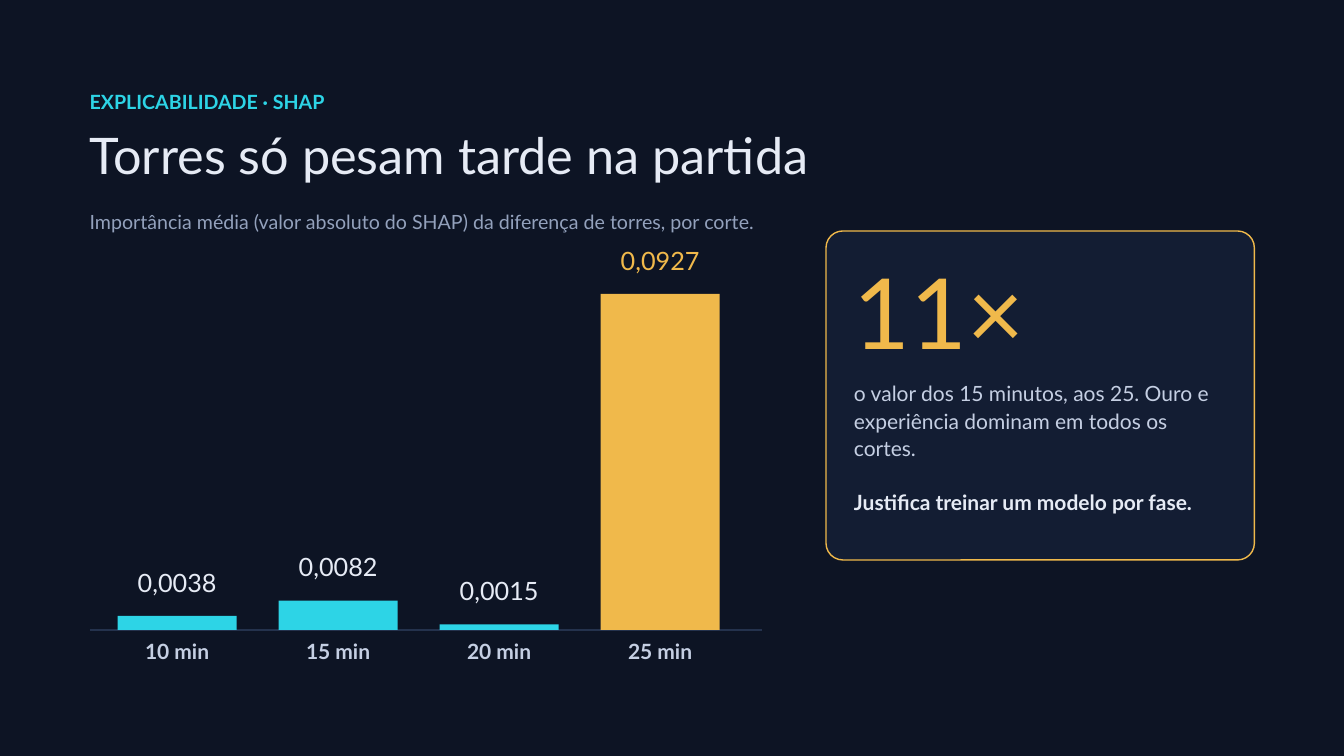
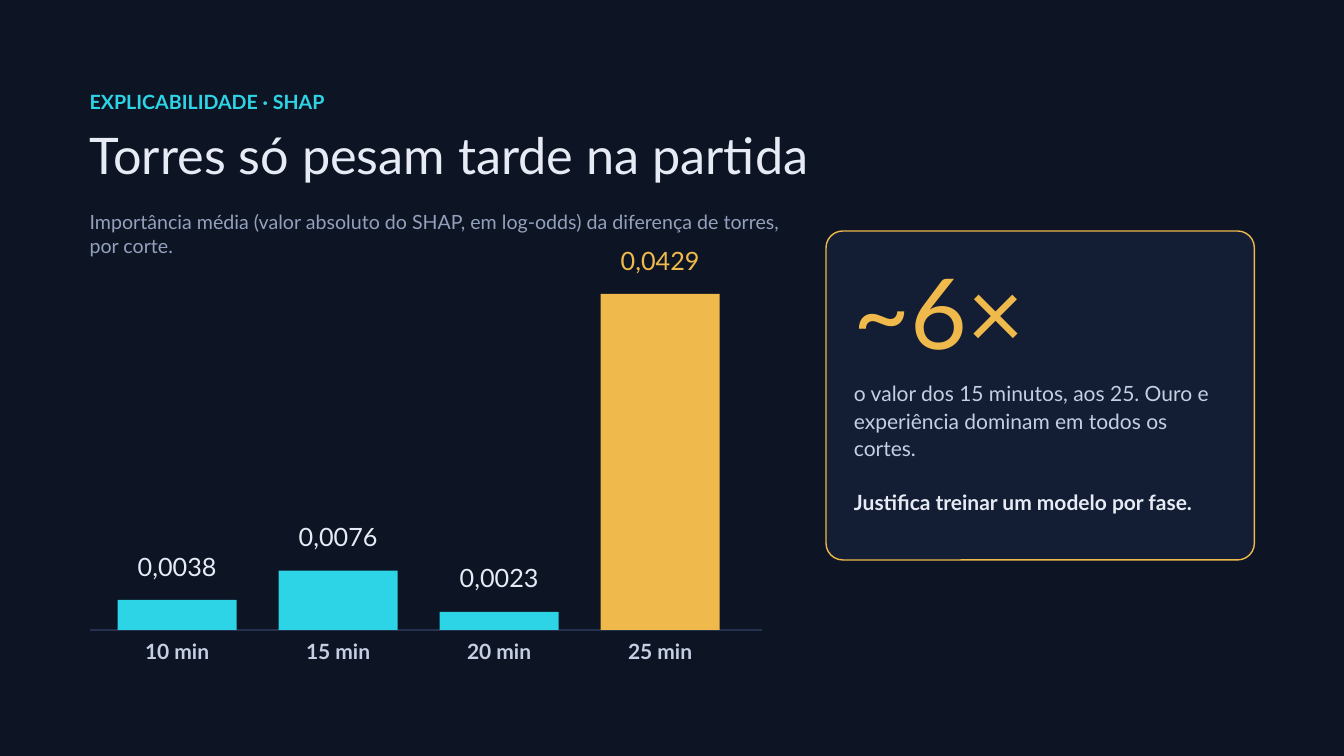
Before and after one commit to tamiosso125/lol-analytics, a slide deck: slide 12 of docs/bellestraiko_defesa_v4.pptx. Drawn at 1344x756 pixels with LibreOffice and Linux fonts; fonts in the diff are those of the drawing. Boxes give left, top, right and bottom in pixels: in the first picture for what was removed or moved away, otherwise in the second. Text is boxed around its words. In the diff, an @@ line names an element or a change of style, - is before the commit and + after.

```diff
--- a/docs/bellestraiko_defesa_v4.pptx
+++ b/docs/bellestraiko_defesa_v4.pptx
@@ text at [90,214,779,257]: text changed @@
-Importância média (valor absoluto do SHAP) da diferença de torres, por corte.
+Importância média (valor absoluto do SHAP, em log-odds) da diferença de torres, por corte.
@@ text at [621,251,700,273]: text changed @@
-0,0927
+0,0429
@@ text at [854,278,1024,350]: text changed @@
-11×
+~6×
@@ text at [299,527,378,549]: text changed @@
-0,0082
+0,0076
@@ text "0,0038": place and size @@
-text "0,0038" at [138,573,217,595]
+text "0,0038" at [138,557,217,579]
@@ text at [460,568,539,590]: text changed @@
-0,0015
+0,0023
@@ rectangle: place and size @@
-rectangle at [278,601,397,630]
+rectangle at [278,571,397,630]
@@ rectangle: place and size @@
-rectangle at [118,616,237,630]
+rectangle at [118,600,237,630]
@@ rectangle: place and size @@
-rectangle at [440,624,559,630]
+rectangle at [440,612,559,630]
```
Also in this commit, not shown: 8 other slides changed.
